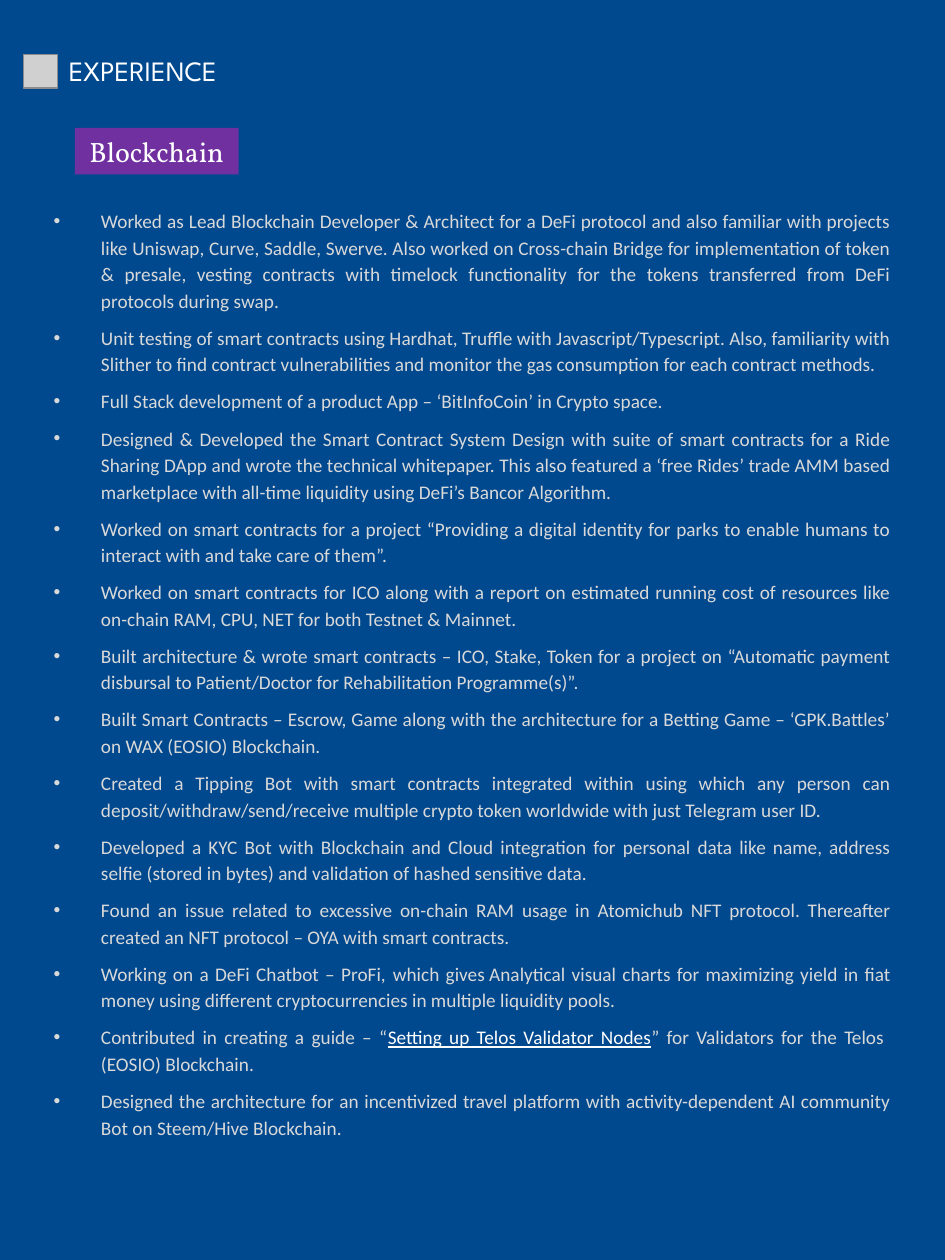
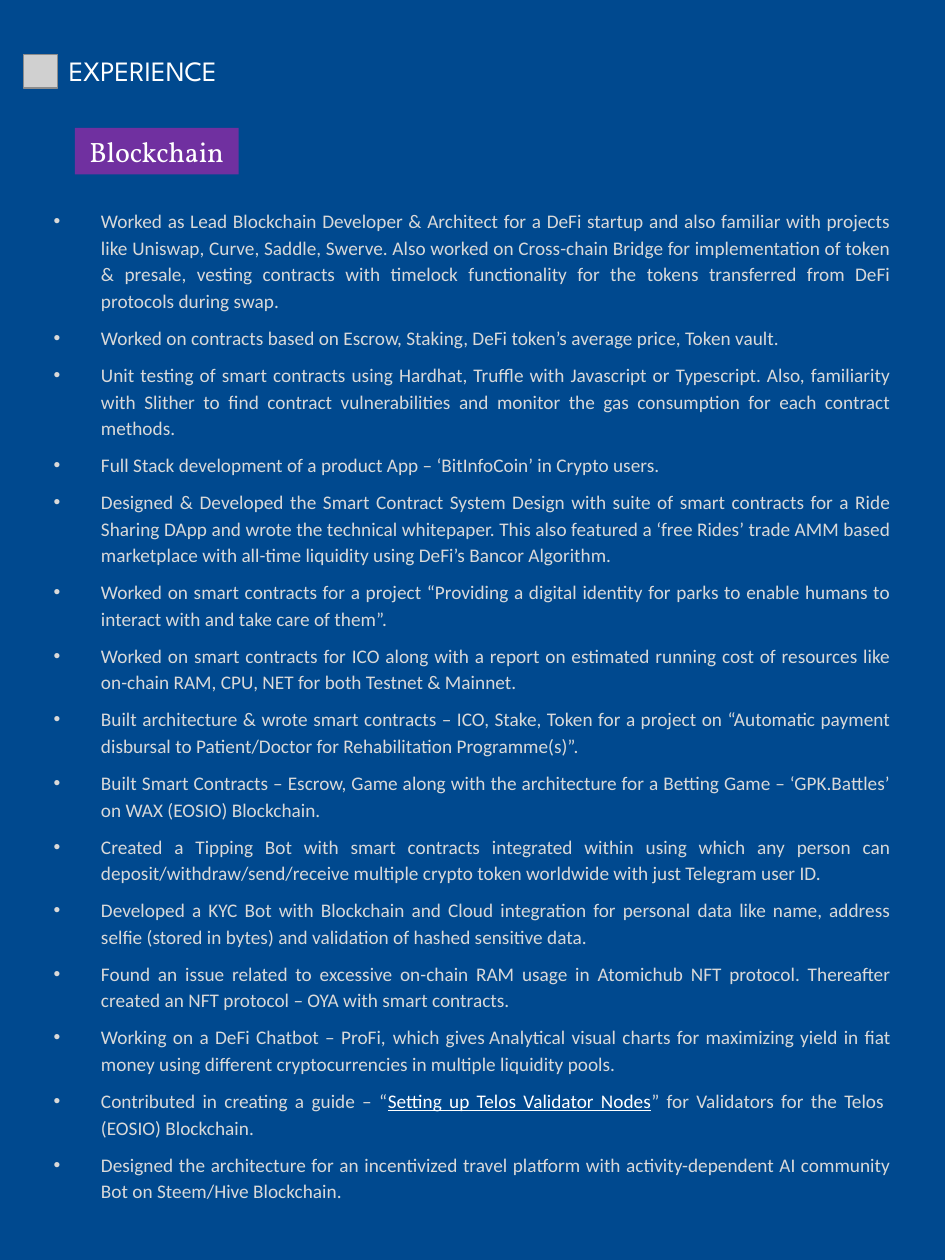
Before and after one commit to abhi3700/my_resume, a slide deck: slide 2 of my_resume.pptx. Drawn at 945x1260 pixels with LibreOffice and Linux fonts; fonts in the diff are those of the drawing; grey boxes stand for pictures. Boxes give left, top, right and bottom in pixels: in the first picture for what was removed or moved away, otherwise in the second. Text is boxed around its words. In the diff, an @@ line names an element or a change of style, - is before the commit and + after.

Commit message:
resume updated
- Solidity moved to 2nd pos
- contracts based on multiple

```diff
--- a/my_resume.pptx
+++ b/my_resume.pptx
@@ text at [101, 214, 890, 475]: text changed @@
-• Worked as Lead Blockchain Developer & Architect for a DeFi protocol and also familiar with projects like Uniswap, Curve, Saddle, Swerve. Also worked on Cross-chain Bridge for implementation of token & presale, vesting contracts with timelock functionality for the tokens transferred from DeFi protocols during swap.
-• Unit testing of smart contracts using Hardhat, Truffle with Javascript/Typescript. Also, familiarity with Slither to find contract vulnerabilities and monitor the gas consumption for each contract methods.
-• Full Stack development of a product App – ‘BitInfoCoin’ in Crypto space.
+• Worked as Lead Blockchain Developer & Architect for a DeFi startup and also familiar with projects like Uniswap, Curve, Saddle, Swerve. Also worked on Cross-chain Bridge for implementation of token & presale, vesting contracts with timelock functionality for the tokens transferred from DeFi protocols during swap.
+• Worked on contracts based on Escrow, Staking, DeFi token’s average price, Token vault.
+• Unit testing of smart contracts using Hardhat, Truffle with Javascript or Typescript. Also, familiarity with Slither to find contract vulnerabilities and monitor the gas consumption for each contract methods.
+• Full Stack development of a product App – ‘BitInfoCoin’ in Crypto users.
```
Also in this commit, not shown: 1 other slide changed, 2 other files.
